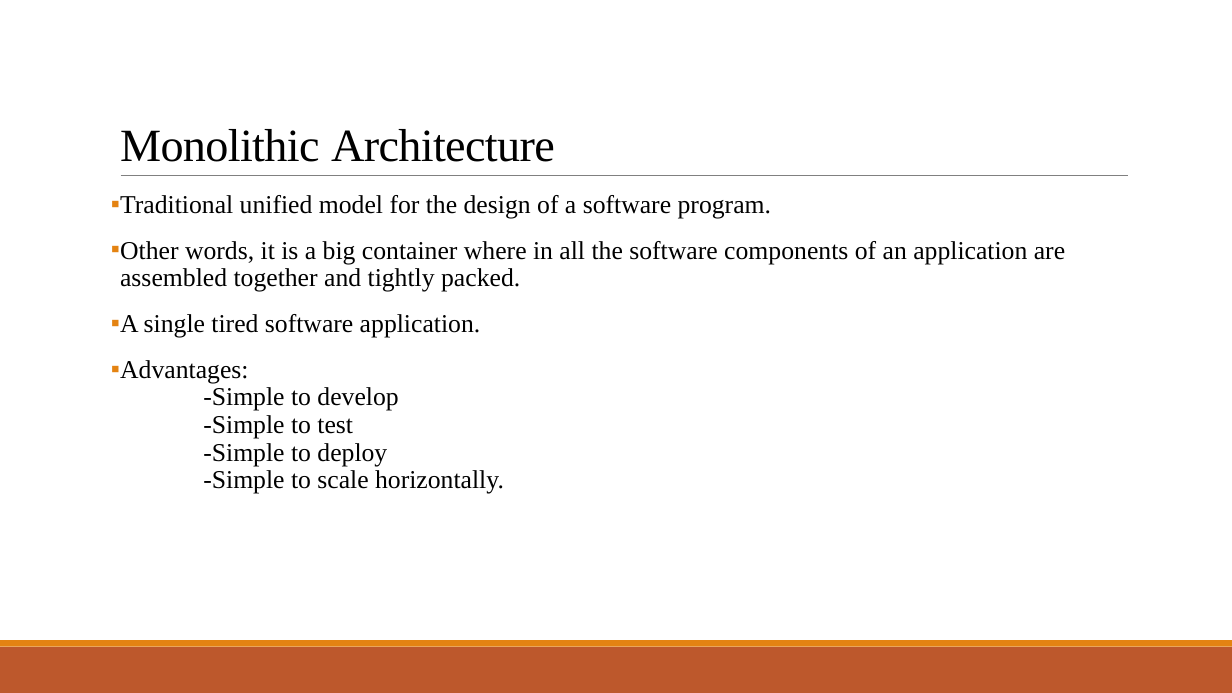
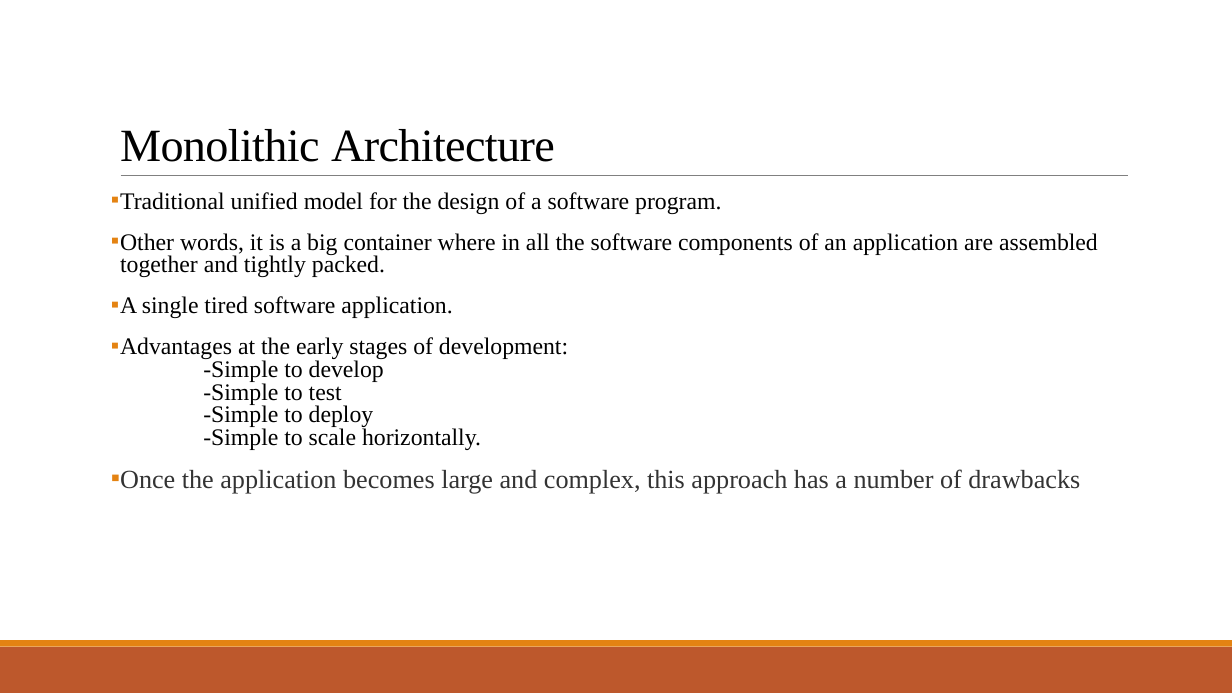
Before and after one commit to Ravishka123/Lectures_And_Talks, a slide deck: slide 2 of An Introduction to Microservices/An Introduction to Microservices.pptx. Drawn at 1232x693 pixels with LibreOffice and Linux fonts; fonts in the diff are those of the drawing. Boxes give left, top, right and bottom in pixels: in the first picture for what was removed or moved away, otherwise in the second. Text is boxed around its words. In the diff, an @@ line names an element or a change of style, - is before the commit and + after.

```diff
--- a/An Introduction to Microservices/An Introduction to Microservices.pptx
+++ b/An Introduction to Microservices/An Introduction to Microservices.pptx
@@ text at (120,192,1098,318): size 20 to 18.5 pt in "Traditional unified model for the design of ...", "Other words, it is a big container ...", "A single tired software application."; line spacing 0.9 to 0.8 @@
@@ text at (120,337,1080,494): text changed; size 20 to 18.5 pt @@
-▪ Advantages:
-  -Simple to develop
-  -Simple to test
-  -Simple to deploy
-  -Simple to scale horizontally.
+▪ Advantages at the early stages of development:
+  -Simple to develop
+  -Simple to test
+  -Simple to deploy
+  -Simple to scale horizontally.
+▪ Once the application becomes large and complex, this approach has a number of drawbacks
```
Also in this commit, not shown: 3 other slides changed, 1 other file.
